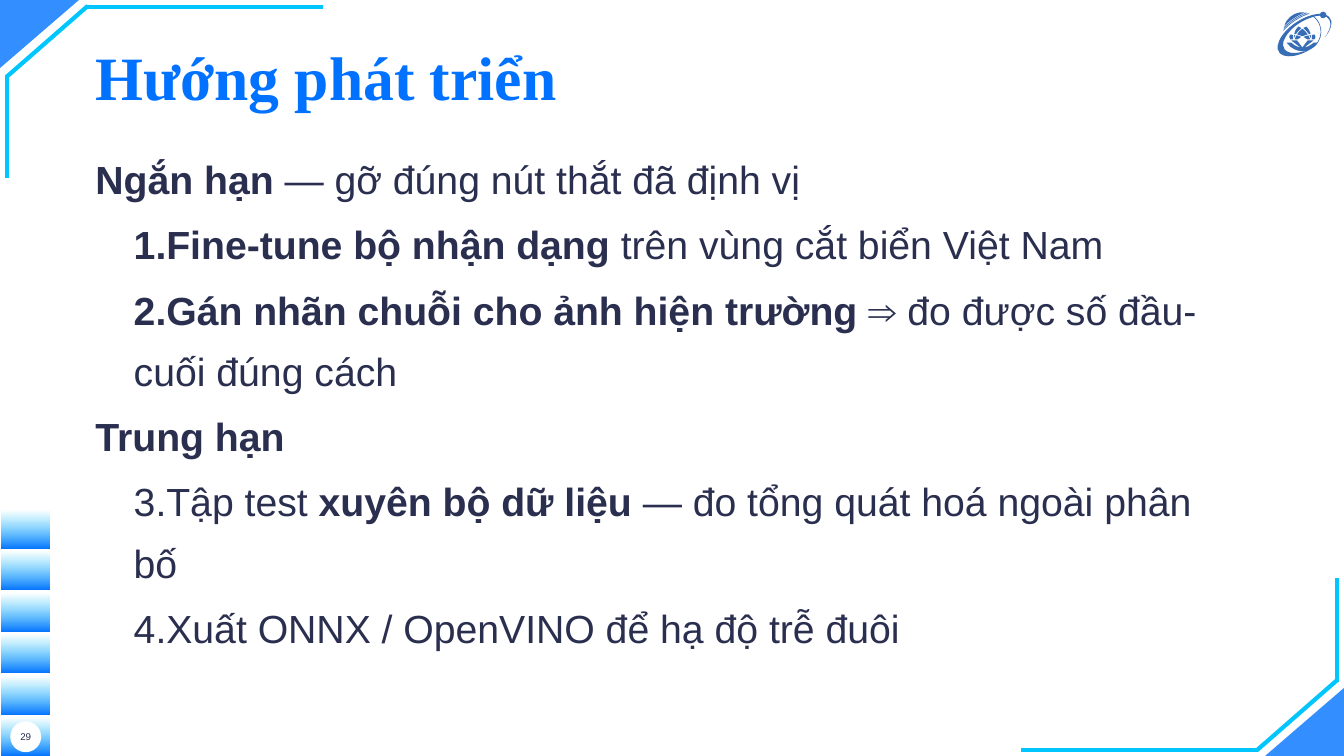
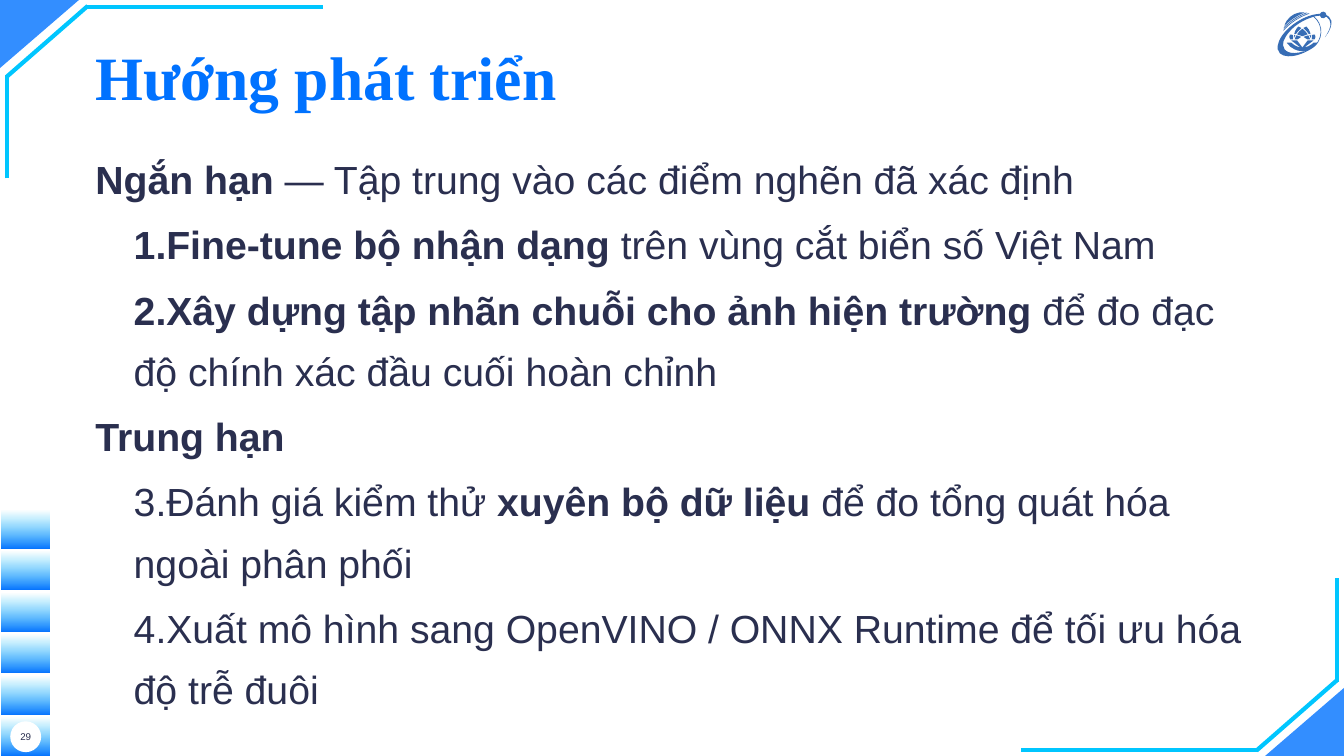
Before and after one commit to hieunguyen2604/alpr-do-an-mon-hoc, a slide deck: slide 29 of docs/slides/slides.pptx. Drawn at 1344x756 pixels with LibreOffice and Linux fonts; fonts in the diff are those of the drawing; background and template pictures are left out. Boxes give left, top, right and bottom in pixels: in the first picture for what was removed or moved away, otherwise in the second. Text is boxed around its words. In the diff, an @@ line names an element or a change of style, - is before the commit and + after.

```diff
--- a/docs/slides/slides.pptx
+++ b/docs/slides/slides.pptx
@@ text at box(95, 163, 1214, 392): text changed @@
-Ngắn hạn — gỡ đúng nút thắt đã định vị
-1. Fine-tune bộ nhận dạng trên vùng cắt biển Việt Nam
-2. Gán nhãn chuỗi cho ảnh hiện trường ⇒ đo được số đầu-cuối đúng cách
+Ngắn hạn — Tập trung vào các điểm nghẽn đã xác định
+1. Fine-tune bộ nhận dạng trên vùng cắt biển số Việt Nam
+2. Xây dựng tập nhãn chuỗi cho ảnh hiện trường để đo đạc độ chính xác đầu cuối hoàn chỉnh
@@ text at box(134, 485, 1241, 651): text changed @@
-3. Tập test xuyên bộ dữ liệu — đo tổng quát hoá ngoài phân bố
-4. Xuất ONNX / OpenVINO để hạ độ trễ đuôi
+3. Đánh giá kiểm thử xuyên bộ dữ liệu để đo tổng quát hóa ngoài phân phối
+4. Xuất mô hình sang OpenVINO / ONNX Runtime để tối ưu hóa độ trễ đuôi
```
Also in this commit, not shown: 14 other slides changed, 3 other files.
